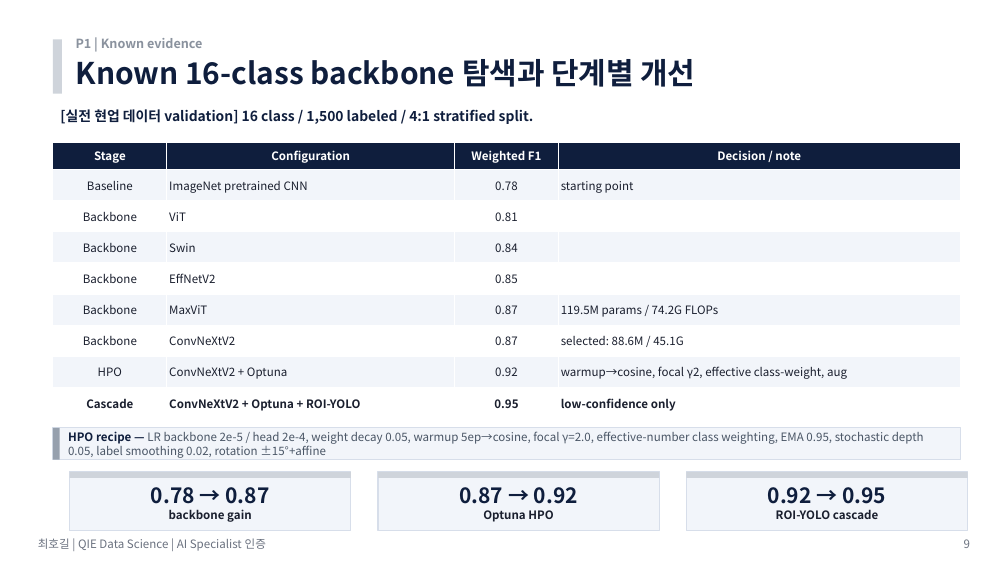
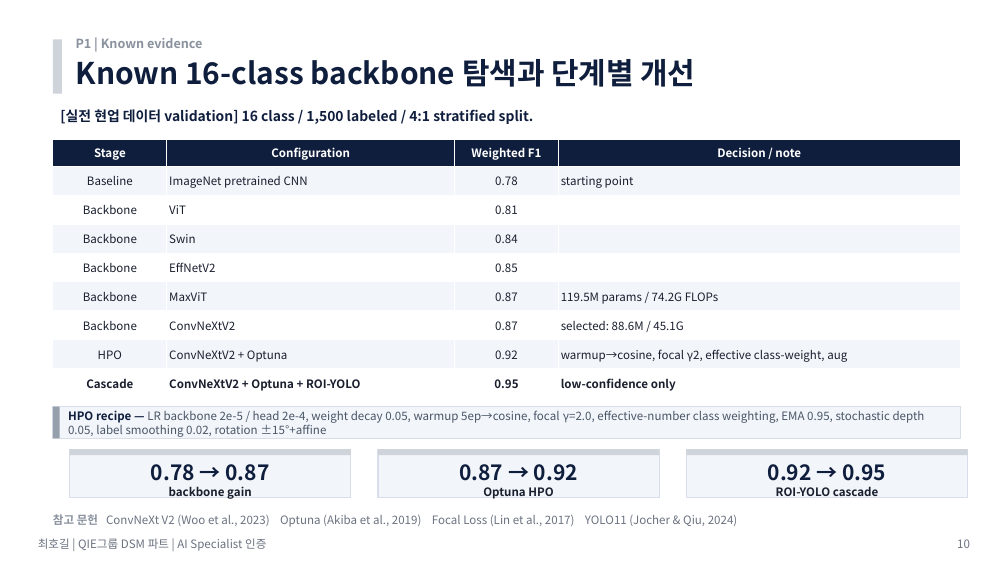
Before and after one commit to hogil/fbm_paper, a slide deck: slide 10 of recommendation/presentation/'26년 AI Specialist 면접 심사 자료_메모리사업부_최호길_평가항목_summary_with_images.pptx (slide 9 before the commit). Drawn at 1008x567 pixels with LibreOffice and Linux fonts; fonts in the diff are those of the drawing. Boxes give left, top, right and bottom in pixels: in the first picture for what was removed or moved away, otherwise in the second. Text is boxed around its words. In the diff, an @@ line names an element or a change of style, - is before the commit and + after.

Commit message:
Sync closing slide tuning wording

```diff
--- a/recommendation/presentation/'26년 AI Specialist 면접 심사 자료_메모리사업부_최호길_평가항목_summary_with_images.pptx
+++ b/recommendation/presentation/'26년 AI Specialist 면접 심사 자료_메모리사업부_최호길_평가항목_summary_with_images.pptx
@@ table: place and size @@
-table at box(53, 142, 960, 419)
+table at box(53, 139, 960, 398)
@@ 4 texts, 2 rectangles: place and size @@
-4 texts, 2 rectangles at box(53, 428, 960, 504)
+4 texts, 2 rectangles at box(53, 407, 960, 481)
@@ rectangle: place and size @@
-rectangle at box(70, 472, 351, 531)
+rectangle at box(70, 449, 351, 498)
@@ rectangle: place and size @@
-rectangle at box(378, 472, 659, 531)
+rectangle at box(378, 449, 659, 498)
@@ 3 texts, 3 rectangles: place and size @@
-3 texts, 3 rectangles at box(70, 472, 968, 522)
+3 texts, 3 rectangles at box(70, 449, 968, 499)
@@ rectangle: place and size @@
-rectangle at box(687, 472, 968, 531)
+rectangle at box(687, 449, 968, 498)
@@ text at box(38, 538, 266, 551): text changed @@
-최호길 | QIE Data Science | AI Specialist 인증
+최호길 | QIE그룹 DSM 파트 | AI Specialist 인증
@@ text added at box(53, 514, 738, 527), 11 pt, text #6B7280 @@
+참고 문헌 ConvNeXt V2 (Woo et al., 2023) Optuna (Akiba et al., 2019) Focal Loss (Lin et al., 2017) YOLO11 (Jocher & Qiu, 2024)
@@ text at box(957, 539, 970, 548): text changed @@
-9
+10
```
Also in this commit, not shown: 22 other slides changed, 5 slides added, 5 slides removed, 2 other files.
